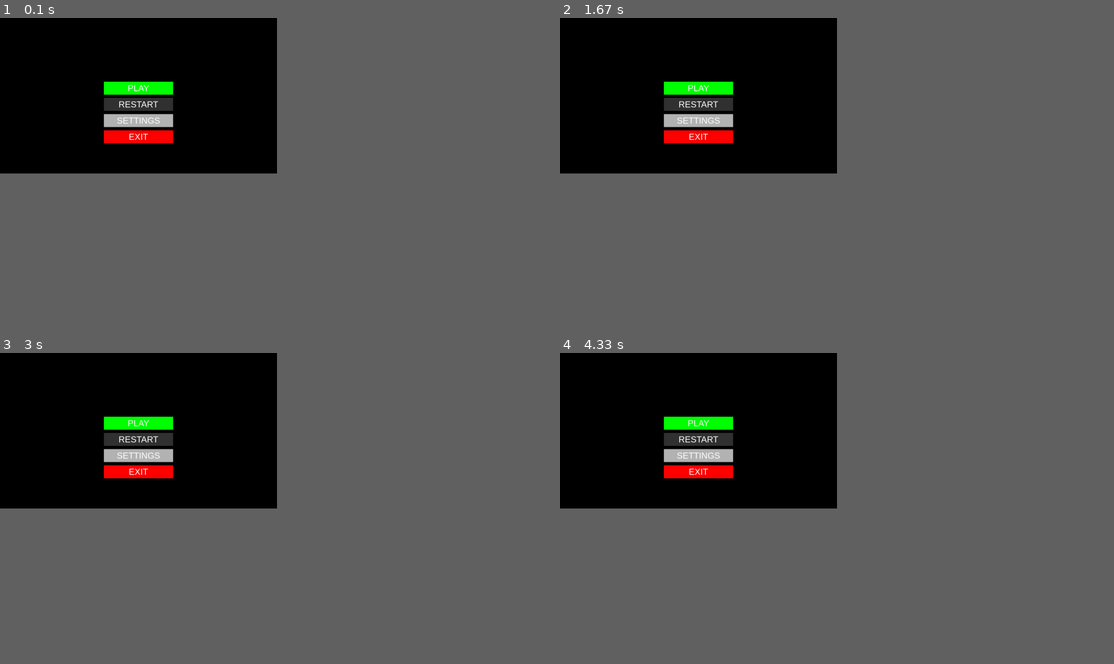
Above: before the commit, frames 1-4 (two rows, left to right).
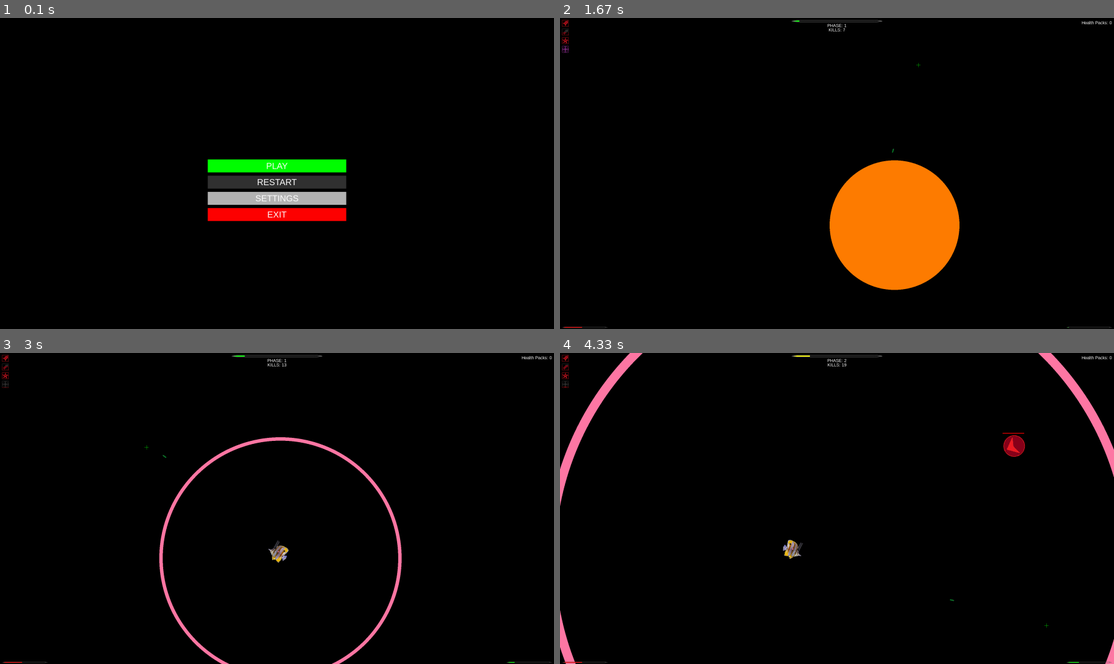
Above: after the commit, the same moments.

Repository: Jacob1Carter/BulletHellPygame
Game: pygame game, started from main.py
Two runs of this game, one before a commit and one after it. Both use one fixed random seed, a clock stepped at 60 frames per second and the inputs below.
Inputs (mouse positions are in pixels of both pictures, inside the frame that each line leads up to):
- Up to frame 1 (0.1 s): no input
- Up to frame 2 (1.67 s): click (814, 185) at 0.38 s; tap E at 0.67 s; hold D 1-1.47 s; move the mouse to (892, 241) at 1.03 s; tap F at 1.07, 1.37 s; tap K at 1.15 s; click (920, 64) at 1.55 s
- Up to frame 3 (3 s): hold W 1.83-2.13 s; tap F at 1.9, 2.23, 2.53, 2.73 s; click (481, 617) at 1.92 s; tap E at 1.98 s; hold D 2.17-2.63 s; click (132, 393) at 2.25 s; tap K at 2.32 s; hold A from 2.67 s (still down); click (144, 446) at 2.75 s
- Up to frame 4 (4.33 s): tap F at 3.03, 3.3, 3.63, 3.93, 4.07 s; release A at 3.2 s; hold S 3.23-3.53 s; click (809, 589) at 3.32 s; tap E at 3.38 s; hold A 3.57-3.97 s; click (837, 545) at 3.65 s; tap K at 3.72 s; hold W from 4 s (still down); click (1047, 626) at 4.08 s
In our replay, the window is 450x253 before the commit and 900x506 after it. These sizes can differ from the game's own. Grey fills any space a smaller window leaves; there, only what the larger window draws over its background counts as a difference.

The runs differ from the first frame. In frame 1, 6.4% of the frame differs, in the area x 18-63%, y 20-66%; in frame 2, 10%, in the area x 0-100%, y 0-100%; in frame 3, 4.0%; in frame 4, 4.7%.

Commit message:
Shockwave progress

Diff:
--- a/entities.py
+++ b/entities.py
@@ -311,7 +311,9 @@
         self.x = warp.x + (warp.width / 2)
         self.y = warp.y + (warp.height / 2)
         self.radius = 100
-        self.thickness = 10
+        self.thickness = 1
+        self.expand_speed = 600 / main.FPS
+        self.thicken_speed = 20 / main.FPS
 
 
 class Glaive:
--- a/main.py
+++ b/main.py
@@ -23,8 +23,8 @@
 
 primary_monitor = get_monitors()[0]
 
-WIDTH = primary_monitor.width  # 2560    #   primary_monitor.width
-HEIGHT = primary_monitor.height  # 1440    #    primary_monitor.height
+WIDTH = 2560  # 2560    #   primary_monitor.width
+HEIGHT = 1440  # 1440    #    primary_monitor.height
 
 WIN = pygame.display.set_mode((WIDTH, HEIGHT), pygame.FULLSCREEN)
 
@@ -324,6 +324,12 @@
             glaive.uptime += 1
 
 
+def handle_shockwaves(shockwaves):
+    for shockwave in shockwaves:
+        shockwave.radius += shockwave.expand_speed
+        shockwave.thickness += shockwave.thicken_speed
+
+
 def handle_rockets(rockets, player, enemies, bullets):
     x, y = pygame.mouse.get_pos()
     dmg_lst = []
@@ -395,8 +401,7 @@
                 rocket.explode_time -= 1
 
 
-def display(player, enemies, dashes, bullets, r_icos, glaive_icos, warp_icos, warp_active_ico, rockets, glaives, shockwaves, attribute_bar_ico, progress_bar_ico,
-            health_packs, reticule, phase, runtime, ui):
+def display(player, enemies, dashes, bullets, r_icos, glaive_icos, warp_icos, warp_active_ico, rockets, glaives, shockwaves, attribute_bar_ico, progress_bar_ico, health_packs, reticule, phase, runtime, ui):
     WIN.fill(COLOURS["black"])
     for pack in health_packs:
         WIN.blit(pack.img, pack.rect)
@@ -409,7 +414,7 @@
     #   Show shockwave
 
     for shockwave in shockwaves:
-        pygame.draw.circle(WIN, COLOURS["pink"], (shockwave.x, shockwave.y), shockwave.radius, shockwave.thickness)
+        pygame.draw.circle(WIN, COLOURS["pink"], (shockwave.x, shockwave.y), shockwave.radius, int(shockwave.thickness))
 
     #   Show bullets
 
@@ -454,8 +459,7 @@
     pygame.display.update()
 
 
-def display_ui(player, enemies, dashes, r_icos, glaive_icos, warp_icos, warp_active_ico, attribute_bar_ico, progress_bar_ico, reticule, phase,
-               runtime):
+def display_ui(player, enemies, dashes, r_icos, glaive_icos, warp_icos, warp_active_ico, attribute_bar_ico, progress_bar_ico, reticule, phase, runtime):
     for enemy in enemies:
         pygame.draw.rect(WIN, COLOURS["red"], pygame.Rect(
             (enemies[enemy].x - (enemies[enemy].width / 2)),
@@ -636,13 +640,11 @@
 
     pygame.draw.rect(WIN, reticule_button.colour, reticule_button.rect)
     reticule_text = FONT2.render(reticule_button.text, True, reticule_button.text_colour)
-    WIN.blit(reticule_text, (reticule_button.x + ((reticule_button.width - reticule_text.get_width()) / 2),
-                             (reticule_button.y + ((reticule_button.height - reticule_text.get_height()) / 2))))
+    WIN.blit(reticule_text, (reticule_button.x + ((reticule_button.width - reticule_text.get_width()) / 2), (reticule_button.y + ((reticule_button.height - reticule_text.get_height()) / 2))))
 
     pygame.draw.rect(WIN, back_button.colour, back_button.rect)
     back_text = FONT2.render(back_button.text, True, back_button.text_colour)
-    WIN.blit(back_text, (back_button.x + ((back_button.width - back_text.get_width()) / 2),
-                         (back_button.y + ((back_button.height - back_text.get_height()) / 2))))
+    WIN.blit(back_text, (back_button.x + ((back_button.width - back_text.get_width()) / 2), (back_button.y + ((back_button.height - back_text.get_height()) / 2))))
 
 
 def reticule_display(width_button, height_button, dot_button, gap_button, thickness_button, back_button):
@@ -886,6 +888,7 @@
             handle_bullets(bullets, player, enemies)
             handle_glaives(glaives, player, enemies)
             handle_rockets(rockets, player, enemies, bullets)
+            handle_shockwaves(shockwaves)
             display(player, enemies, icos, bullets, r_icos, glaive_icos, warp_icos, warp_active_ico, rockets, glaives, shockwaves, attribute_bar_ico,
                     progress_bar_ico, health_packs, reticule, phase, runtime, ui)
 
